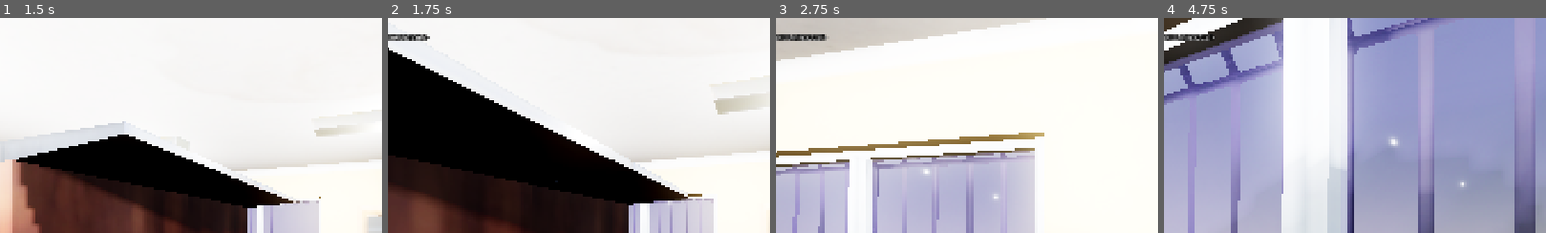
Above: before the commit, frames 1-4 (left to right).
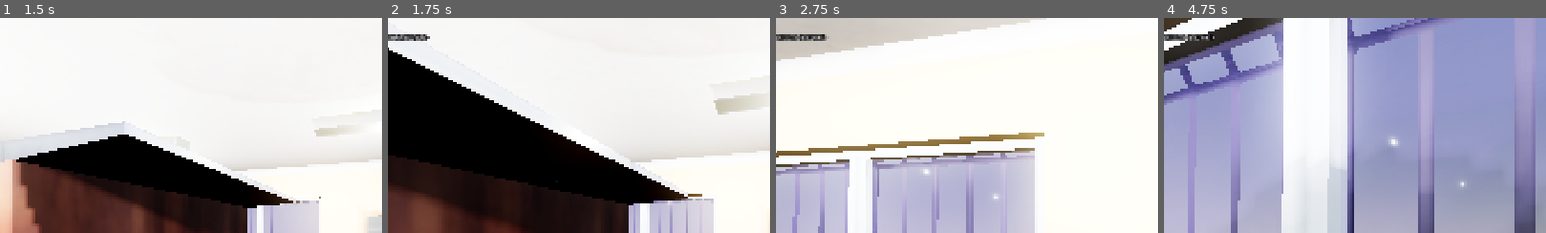
Above: after the commit, the same moments.

Repository: takanazwa5/ProjektMonopolowy
Game: Godot game, scene res://scenes/game/game.tscn
Same seed, same stepped clock (60 frames per second), same inputs: the game is played once before the commit and once after it.
Inputs (mouse positions are % of the whole screen's width and height, from its top left):
- Up to frame 1 (1.5 s): tap Enter at 0.5 s; move the mouse to (55, 50) at 0.52 s; hold Ctrl (crouch) 0.53-1.28 s; hold W (walk_forward) from 0.53 s (still down); click (55, 50) at 0.67 s; move the mouse to (45, 50) at 1.27 s; tap G (drop_item) at 1.35 s
- Up to frame 2 (1.75 s): keep holding W (walk_forward)
- Up to frame 3 (2.75 s): keep holding W (walk_forward); move the mouse to (52, 48) at 2.02 s; hold E (interact) from 2.03 s (still down)
- Up to frame 4 (4.75 s): keep holding W (walk_forward); move the mouse to (49, 52) at 2.77 s; release E (interact) at 2.78 s; click (49, 52) at 2.85 s; move the mouse to (57, 51) at 3.52 s; hold Ctrl (crouch) 3.53-4.28 s; move the mouse to (42, 49) at 4.27 s; tap G (drop_item) at 4.35 s
The pictures show only the part of the screen within x 14-64%, y 0-50%; the shares and areas given below are measured in that part.

Frame 1 is identical in both runs. In frame 2, 0.1% of the frame differs, in the area x 2-9%, y 7-11%; in frame 3, 0.1%; in frame 4, 0.2%, in the area x 3-12%, y 7-11%.

Commit message:
Refactor npc navigation

Diff:
--- a/features/npc/Basia/basia.tscn
+++ b/features/npc/Basia/basia.tscn
@@ -70,6 +70,7 @@
 unique_name_in_owner = true
 path_desired_distance = 0.25
 target_desired_distance = 0.1
+path_height_offset = 0.2
 height = 2.0
 radius = 0.3
 debug_enabled = true
--- a/features/npc/shared/npc.gd
+++ b/features/npc/shared/npc.gd
@@ -5,51 +5,47 @@
 const WALKING_SPEED: float = 1.5
 
 
-var target_node: Node3D
+var _target_node: Node3D
 
 
-@onready var navigation_agent_3d: NavigationAgent3D = %NavigationAgent3D
+@onready var nav_agent: NavigationAgent3D = %NavigationAgent3D
 @onready var animation_tree: AnimationTree = %AnimationTree
 @onready var state_machine: StateMachine = %StateMachine
-@onready var state_label: Label3D = %StateLabel
+@onready var info_label: Label3D = %StateLabel
 
 
 func _ready() -> void:
 
-	if not OS.is_debug_build(): state_label.hide()
-
-	navigation_agent_3d.target_reached.connect(_on_target_reached)
-	navigation_agent_3d.navigation_finished.connect(_on_navigation_finished)
-	state_machine.state_changed.connect(_on_state_transition)
-
-	state_label.text = state_machine.initial_state.name
+	info_label.visible = OS.is_debug_build()
+	nav_agent.navigation_finished.connect(_on_navigation_finished)
 
 
 func _physics_process(delta: float) -> void:
 
-	if navigation_agent_3d.is_navigation_finished():
+	if not is_on_floor(): velocity += get_gravity() * delta
 
-		velocity.x = move_toward(velocity.x, 0, WALKING_SPEED)
-		velocity.z = move_toward(velocity.z, 0, WALKING_SPEED)
+	if is_instance_valid(_target_node):
 
-	else:
+		var next_path_pos: Vector3 = nav_agent.get_next_path_position()
+		var direction: Vector3 = global_position.direction_to(next_path_pos)
+		velocity = direction * WALKING_SPEED
 
-		# Rotation based on movement direction magic
-		var direction: Vector3 = (navigation_agent_3d.get_next_path_position() - position).normalized()
-		var left_axis : Vector3 = Vector3.UP.cross(direction)
-		var rotation_basis : Quaternion = Basis(left_axis, Vector3.UP, direction).get_rotation_quaternion()
-		var model_scale : Vector3 = transform.basis.get_scale()
-		transform.basis = Basis(transform.basis.get_rotation_quaternion().slerp(rotation_basis, delta * ROTATION_SPEED)).scaled(model_scale)
-		velocity.x = direction.x * WALKING_SPEED
-		velocity.z = direction.z * WALKING_SPEED
+		# Rotate model towards direction
+		var target_rotation: float = direction.signed_angle_to(Vector3.MODEL_FRONT, Vector3.DOWN)
+		rotation.y = move_toward(rotation.y, target_rotation, delta * ROTATION_SPEED)
+
+	else: velocity = Vector3.ZERO
 
 	move_and_slide()
 
 
 func _process(_delta: float) -> void:
 
+	# Adjust animation speed based on speed
 	var blend_pos: float = remap(velocity.length(), 0.0, WALKING_SPEED, 0.0, 1.0)
 	animation_tree.set(&"parameters/walk_blend/blend_position", blend_pos)
+
+	info_label.text = "vel: %.2f\n%s" % [velocity.length(), state_machine.current_state.name]
 
 
 func interact(event: InputEvent) -> void:
@@ -60,34 +56,15 @@
 
 func navigate_to_node(node: Node3D) -> void:
 
-	if target_node == node: return
-	target_node = node
-	#print("target changed to: %s" % node)
-	navigation_agent_3d.target_position = node.global_position
-
-
-func _on_target_reached() -> void:
-
-	pass
-	#print("target reached")
+	_target_node = node
+	nav_agent.target_position = _target_node.global_position
 
 
 func _on_navigation_finished() -> void:
 
-	var target_pos: Vector3 = navigation_agent_3d.target_position
+	var target_pos: Vector3 = nav_agent.target_position
 	target_pos.y = global_position.y
 	var target_transform: Transform3D = transform.looking_at(target_pos, Vector3.UP, true)
 	var tween: Tween = create_tween().set_trans(Tween.TRANS_CUBIC)
 	tween.tween_property(self, ^"transform", target_transform, 0.25)
-	if target_node is Node3D:
-
-		#print("navigation finished - target: %s" % target_node)
-		target_node = null
-
-	#print("navigation finished")
-	#print("distance to target: %s" % navigation_agent_3d.distance_to_target())
-
-
-func _on_state_transition(new_state: State) -> void:
-
-	state_label.text = new_state.name
+	_target_node = null
--- a/features/npc/shared/states/entering_store_state.gd
+++ b/features/npc/shared/states/entering_store_state.gd
@@ -18,7 +18,7 @@
 		print("Basiula jest leniwa i chce miec produkt przyniesiony na lade.")
 		var counter: Counter = get_tree().get_first_node_in_group(&"counter")
 		npc.navigate_to_node(counter)
-		await npc.navigation_agent_3d.navigation_finished
+		await npc.nav_agent.navigation_finished
 		transition.emit(waiting_for_product_state)
 
 	else:
--- a/features/npc/shared/states/exiting_store_state.gd
+++ b/features/npc/shared/states/exiting_store_state.gd
@@ -6,7 +6,7 @@
 	print("Basia wychodzi ze sklepu")
 	var main_door: Node3D = get_tree().get_first_node_in_group(&"main_door")
 	npc.navigate_to_node(main_door)
-	await npc.navigation_agent_3d.navigation_finished
+	await npc.nav_agent.navigation_finished
 	npc.call_deferred(&"queue_free") # NOTE: Crash when not deferred
 
 
--- a/features/npc/shared/states/getting_product_state.gd
+++ b/features/npc/shared/states/getting_product_state.gd
@@ -11,7 +11,7 @@
 	animation_tree.animation_finished.connect(_on_animation_finished)
 	var fridge: Node3D = get_tree().get_first_node_in_group(&"fridge")
 	npc.navigate_to_node(fridge)
-	await npc.navigation_agent_3d.navigation_finished
+	await npc.nav_agent.navigation_finished
 	animation_tree.set(&"parameters/pick_up/request", AnimationNodeOneShot.ONE_SHOT_REQUEST_FIRE)
 
 
@@ -37,7 +37,7 @@
 		var counter: Counter = get_tree().get_first_node_in_group(&"counter")
 		npc.navigate_to_node(counter)
 
-	await npc.navigation_agent_3d.navigation_finished
+	await npc.nav_agent.navigation_finished
 	transition.emit(paying_state)
 
 
